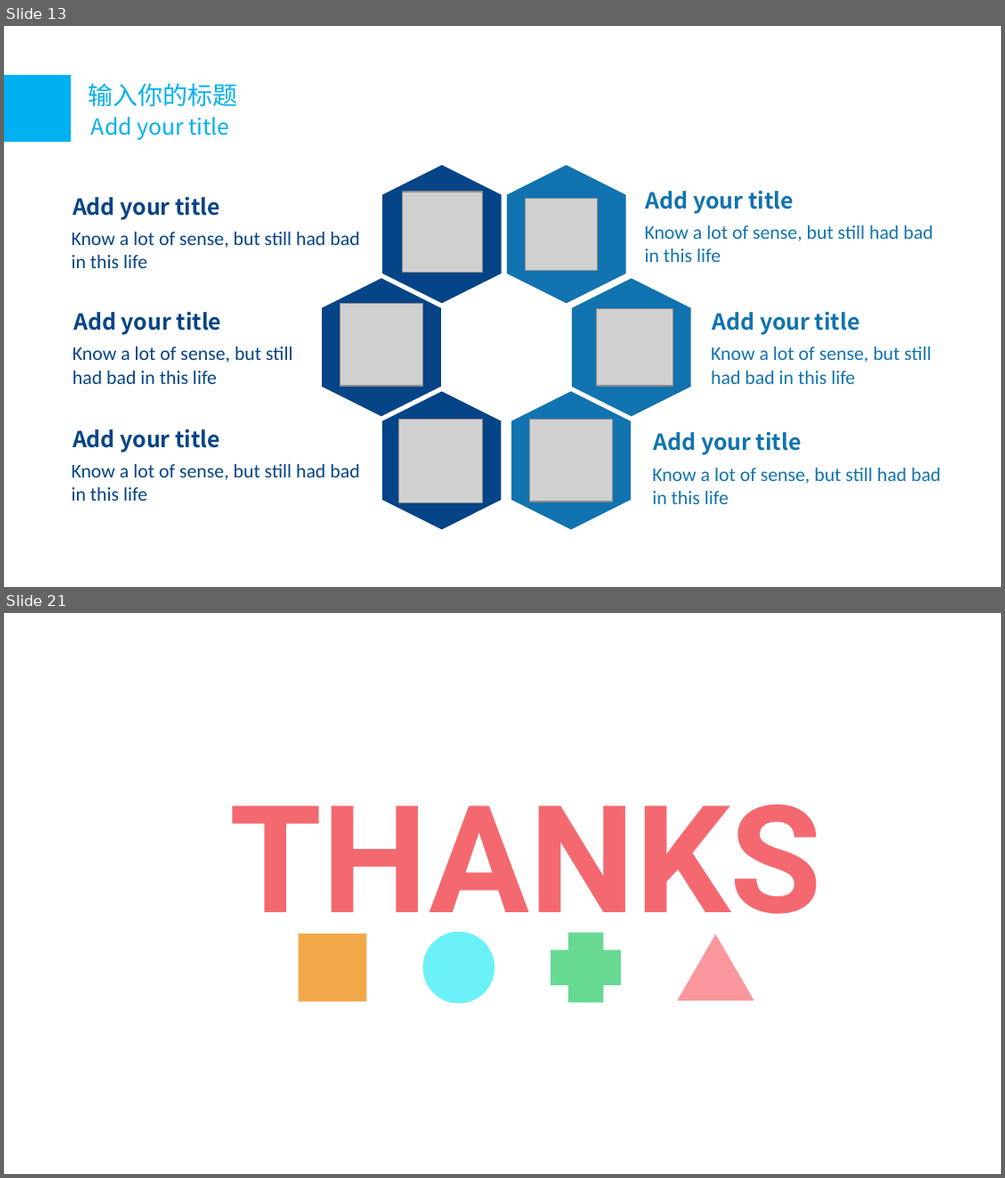
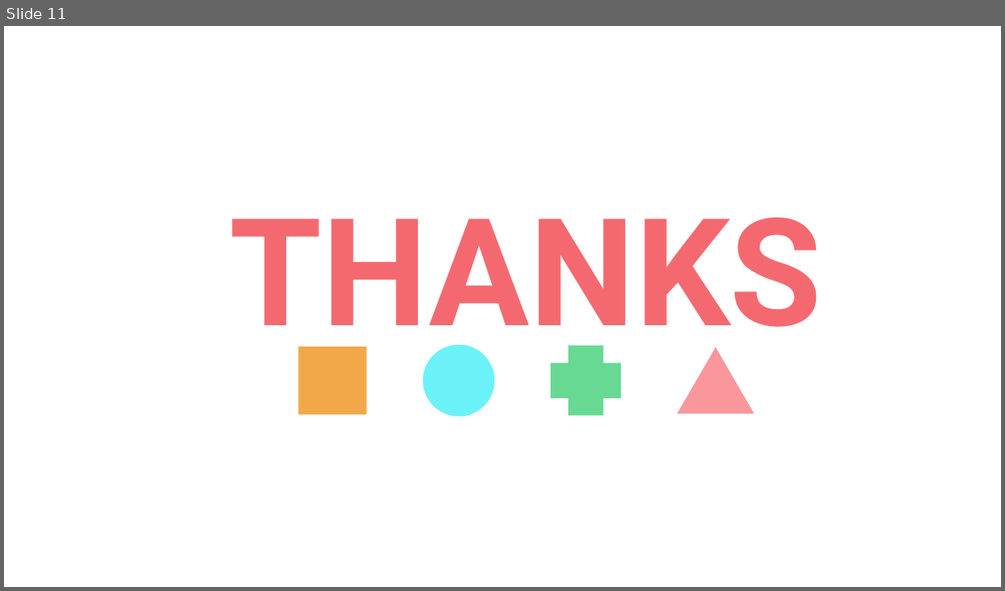
Before and after one commit to thinwind/ebnas, a slide deck: design/ppt/pbgsh.pptx.pptx. Shown one above the other, each under a label of ours: slides 13 and 21 before the commit, slide 11 after it; the slides between them are not shown. The pictures are 1005x1178 and 1005x591 pixels, drawn with LibreOffice and Linux fonts; fonts in the diff are those of the drawing; grey boxes stand for pictures; background and template pictures are left out. Boxes give left, top, right and bottom in pixels: in the first picture for what was removed or moved away, otherwise in the second. Text is boxed around its words. In the diff, an @@ line names an element or a change of style, - is before the commit and + after.

```diff
--- a/design/ppt/pbgsh.pptx.pptx
+++ b/design/ppt/pbgsh.pptx.pptx
@@ slide 13 removed at (x1=4, y1=26, x2=1001, y2=587), background picture (left out) @@
@@ rectangle removed at (x1=4, y1=75, x2=71, y2=142) @@
@@ text removed at (x1=89, y1=83, x2=238, y2=107) @@
-输入你的标题
@@ text removed at (x1=91, y1=117, x2=229, y2=140) @@
-Add your title
@@ hexagon removed at (x1=383, y1=165, x2=502, y2=303) @@
@@ hexagon removed at (x1=508, y1=165, x2=626, y2=303) @@
@@ text removed at (x1=73, y1=197, x2=220, y2=220) @@
-Add your title
@@ picture removed at (x1=402, y1=192, x2=483, y2=273) @@
@@ picture removed at (x1=526, y1=199, x2=597, y2=270) @@
@@ text removed at (x1=646, y1=191, x2=793, y2=214) @@
-Add your title
@@ text removed at (x1=72, y1=232, x2=359, y2=268) @@
-Know a lot of sense, but still had bad in this life
@@ text removed at (x1=645, y1=225, x2=932, y2=262) @@
-Know a lot of sense, but still had bad in this life
@@ hexagon removed at (x1=322, y1=278, x2=440, y2=415) @@
@@ hexagon removed at (x1=572, y1=278, x2=690, y2=415) @@
@@ text removed at (x1=73, y1=312, x2=222, y2=335) @@
-Add your title
@@ picture removed at (x1=340, y1=303, x2=422, y2=386) @@
@@ picture removed at (x1=596, y1=309, x2=673, y2=386) @@
@@ text removed at (x1=712, y1=312, x2=860, y2=335) @@
-Add your title
@@ text removed at (x1=73, y1=346, x2=292, y2=384) @@
-Know a lot of sense, but still had bad in this life
@@ text removed at (x1=711, y1=346, x2=930, y2=384) @@
-Know a lot of sense, but still had bad in this life
@@ hexagon removed at (x1=383, y1=391, x2=502, y2=530) @@
@@ hexagon removed at (x1=511, y1=391, x2=630, y2=530) @@
@@ picture removed at (x1=399, y1=418, x2=483, y2=502) @@
@@ picture removed at (x1=529, y1=418, x2=612, y2=501) @@
@@ text removed at (x1=73, y1=429, x2=220, y2=452) @@
-Add your title
@@ text removed at (x1=654, y1=432, x2=801, y2=455) @@
-Add your title
@@ text removed at (x1=72, y1=464, x2=359, y2=500) @@
-Know a lot of sense, but still had bad in this life
@@ text removed at (x1=652, y1=467, x2=940, y2=504) @@
-Know a lot of sense, but still had bad in this life
@@ what was slide 21 is now slide 11 @@
```
Also in this commit, not shown: 10 slides added, 19 other slides removed, 11 other files.
